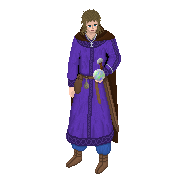
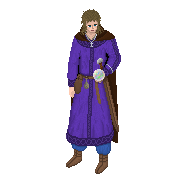
Layered file, before and after one edit (180 × 180). Changes by layer:
painted on "orb" over [93, 69, 105, 81]
painted on "Background" over [95, 73, 105, 83]
